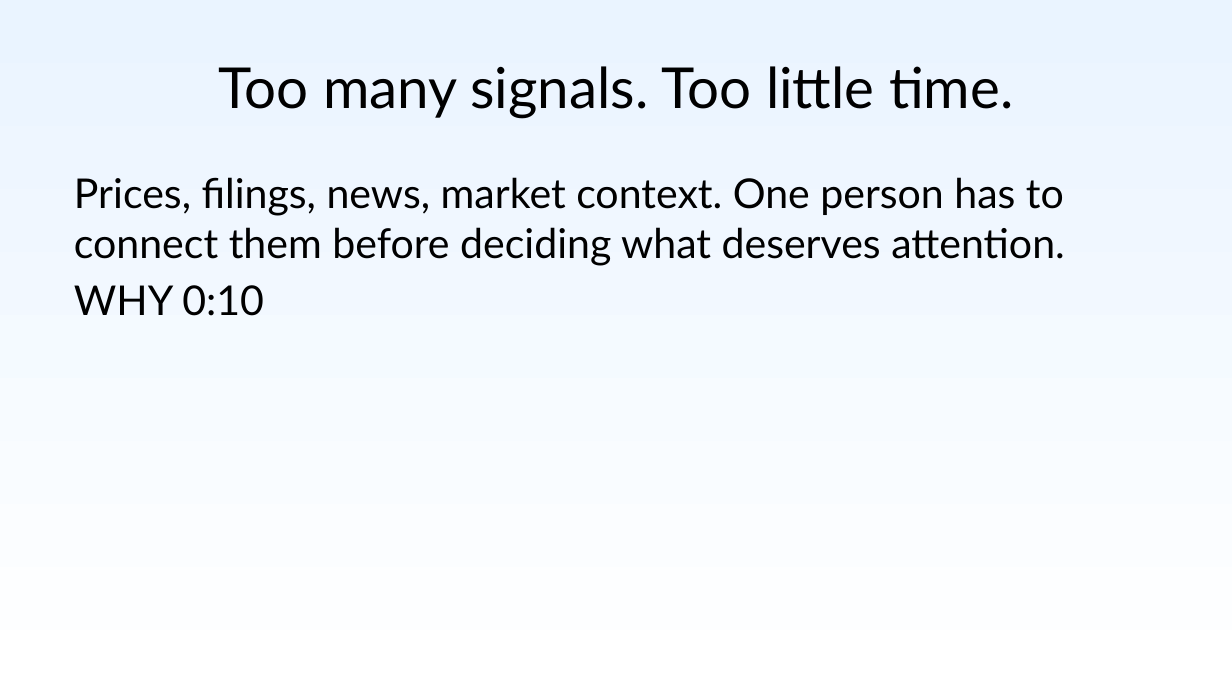
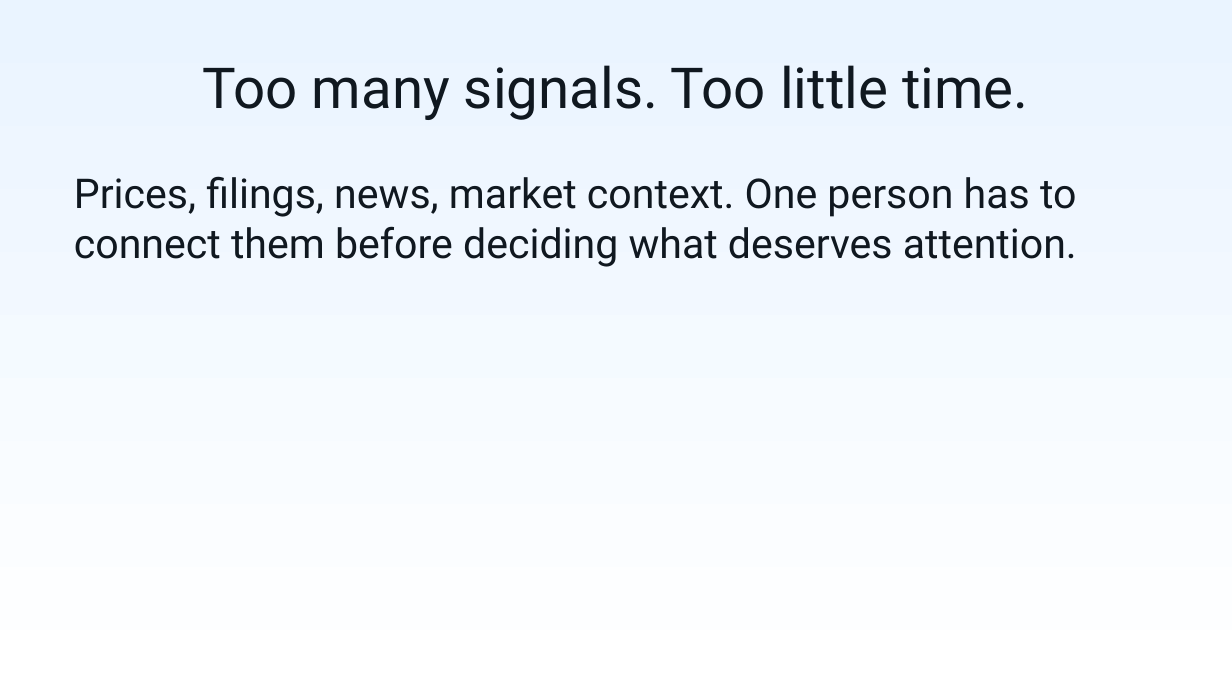
Before and after one commit to jere67/parallax, a slide deck: slide 2 of docs/presentation/trading-agent-mvp-pitch.pptx. Drawn at 1232x693 pixels with LibreOffice and Linux fonts; fonts in the diff are those of the drawing. Boxes give left, top, right and bottom in pixels: in the first picture for what was removed or moved away, otherwise in the second. Text is boxed around its words. In the diff, an @@ line names an element or a change of style, - is before the commit and + after.

Commit message:
clean-up timestamps and WHAT / WHY

```diff
--- a/docs/presentation/trading-agent-mvp-pitch.pptx
+++ b/docs/presentation/trading-agent-mvp-pitch.pptx
@@ title "Too many signals. Too little ..." at bbox=[203, 65, 1028, 120]: font Lato to Roboto @@
@@ text "Prices, filings, news, market context. ..." at bbox=[74, 176, 1077, 267]: font Lato to Roboto; less space between paragraphs @@
@@ text at bbox=[74, 285, 264, 316]: paragraph removed @@
-WHY 0:10
```
Also in this commit, not shown: 7 other slides changed.
